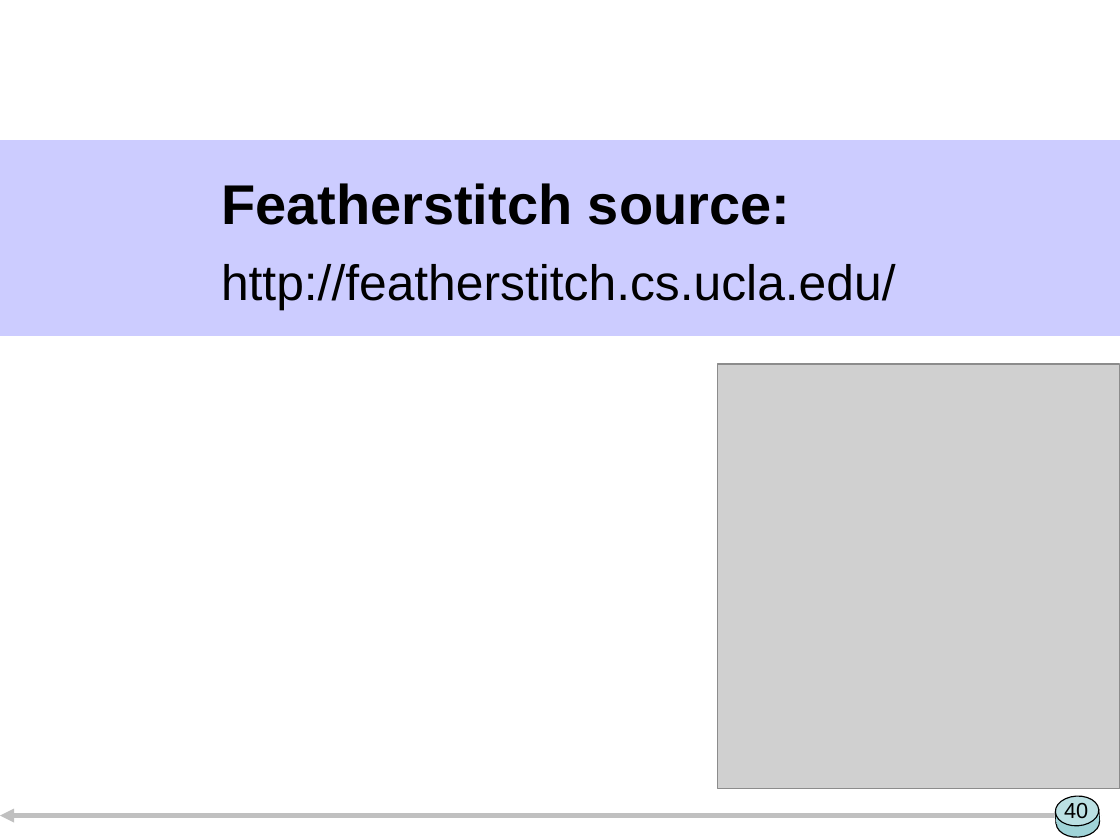
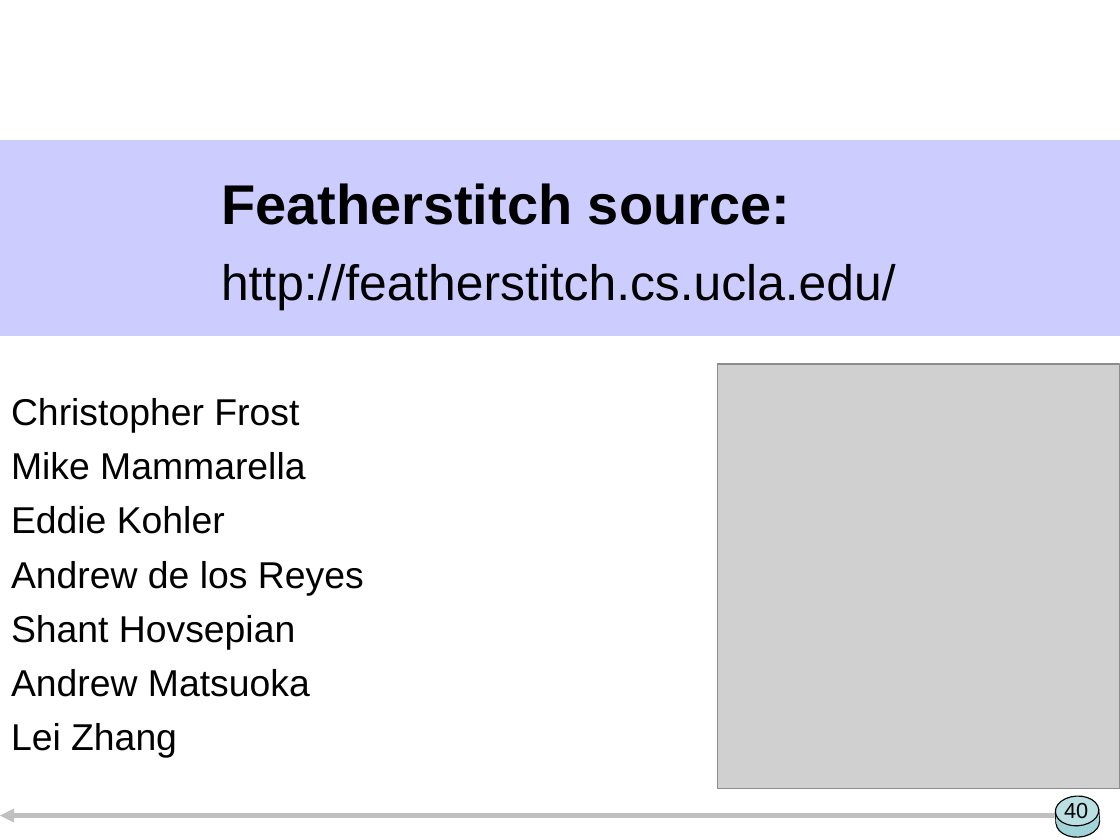
Before and after one commit to ucla-readable/fstitch-doc, a slide deck: slide 40 of sosp/pres.ppt. Drawn at 1120x840 pixels with LibreOffice and Linux fonts; fonts in the diff are those of the drawing; grey boxes stand for pictures. Boxes give left, top, right and bottom in pixels: in the first picture for what was removed or moved away, otherwise in the second. Text is boxed around its words. In the diff, an @@ line names an element or a change of style, - is before the commit and + after.

```diff
--- a/sosp/pres.ppt
+++ b/sosp/pres.ppt
@@ subtitle added at (x1=11, y1=398, x2=364, y2=758), 24 pt, text #000000 @@
+Christopher Frost
+Mike Mammarella
+Eddie Kohler
+Andrew de los Reyes
+Shant Hovsepian
+Andrew Matsuoka
+Lei Zhang
```
Also in this commit, not shown: 15 other slides changed, 3 slides added, 6 slides removed.
